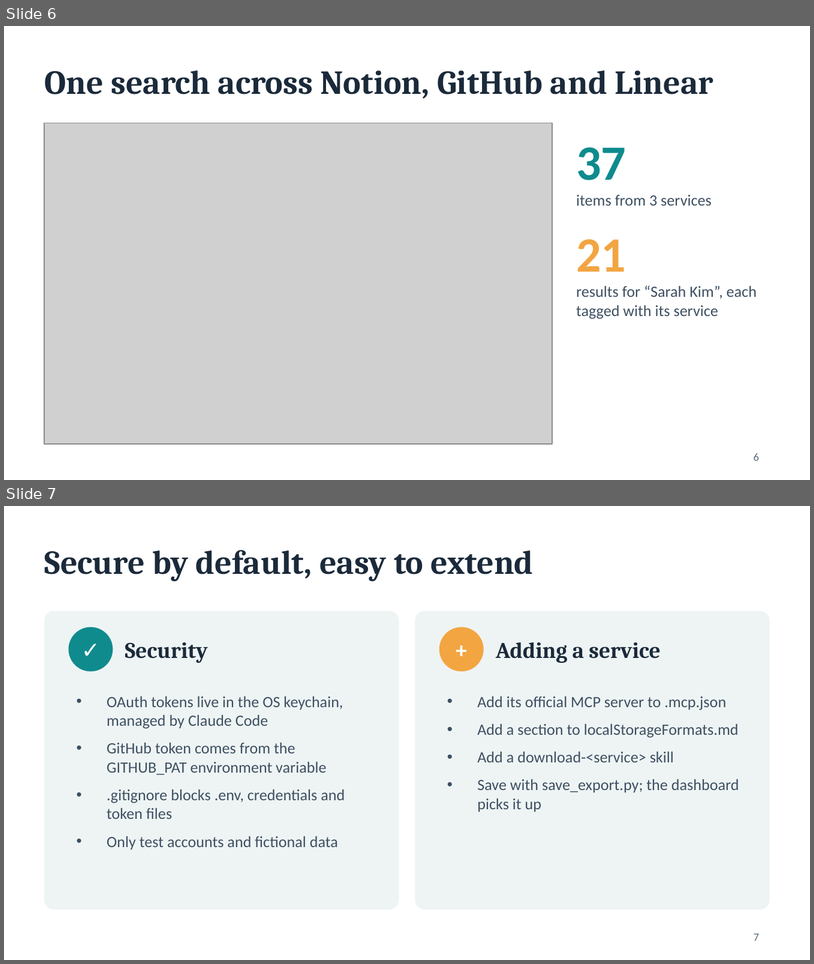
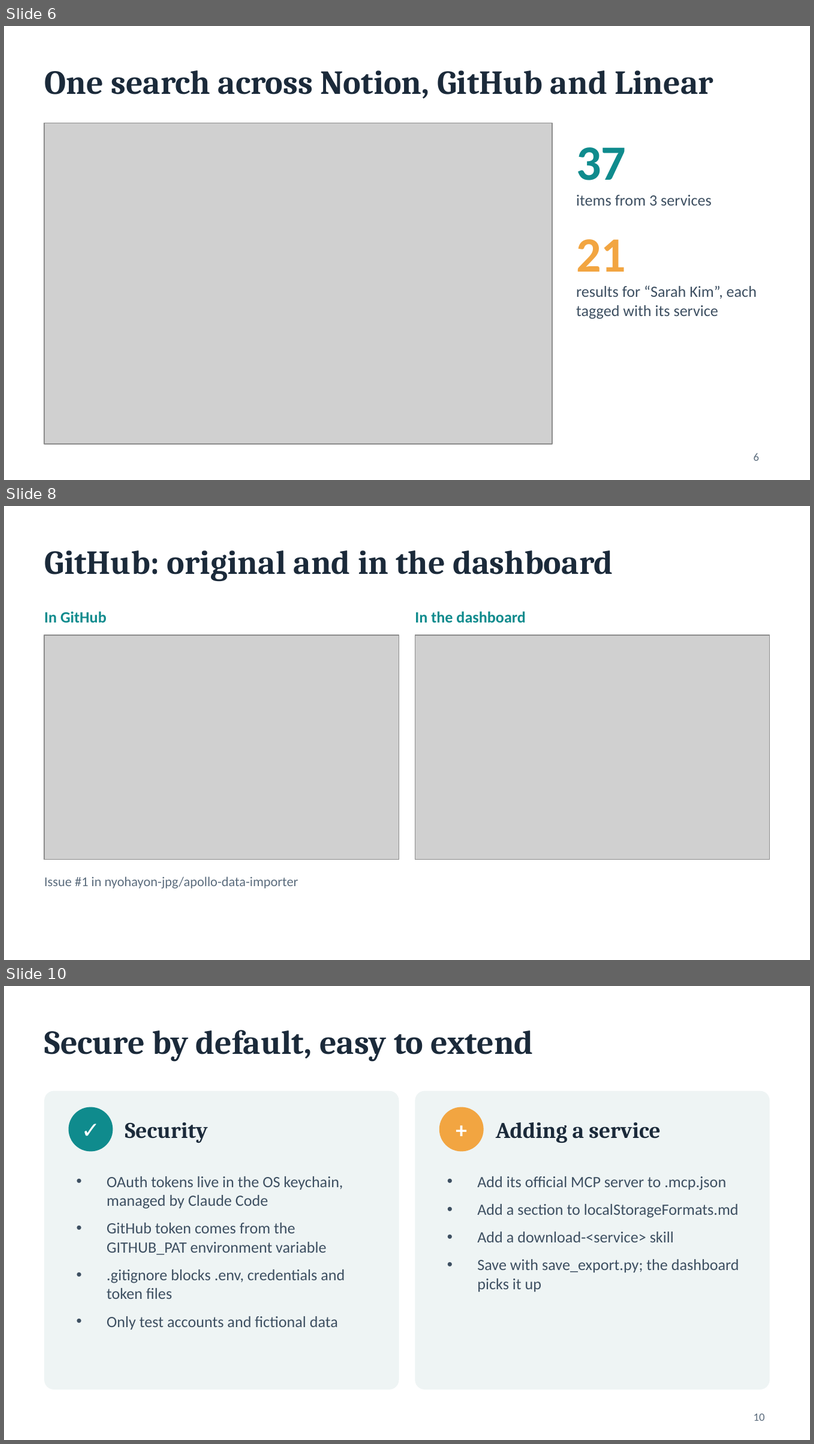
Before and after one commit to nyohayon-jpg/hw-services-dashboard, a slide deck: presentation/services-dashboard.pptx. Shown one above the other, each under a label of ours: slides 6 and 7 before the commit, slides 6, 8 and 10 after it; the slides between them are not shown. The pictures are 814x964 and 814x1444 pixels, drawn with LibreOffice and Linux fonts; fonts in the diff are those of the drawing; grey boxes stand for pictures. Boxes give left, top, right and bottom in pixels: in the first picture for what was removed or moved away, otherwise in the second. Text is boxed around its words. In the diff, an @@ line names an element or a change of style, - is before the commit and + after.

```diff
--- a/presentation/services-dashboard.pptx
+++ b/presentation/services-dashboard.pptx
@@ slide 8 added at <box>4,506,810,960</box>, background #FFFFFF @@
@@ title added at <box>44,550,613,581</box>, 30 pt, text #1B2A3A, bold @@
+GitHub: original and in the dashboard
@@ text added at <box>44,611,107,622</box>, 14 pt, text #0F8B8D, bold @@
+In GitHub
@@ text added at <box>415,611,525,622</box>, 14 pt, text #0F8B8D, bold @@
+In the dashboard
@@ picture added at <box>44,635,399,859</box> @@
@@ picture added at <box>415,635,770,859</box> @@
@@ text added at <box>44,876,299,888</box>, 12 pt, text #5B6C7D @@
+Issue #1 in nyohayon-jpg/apollo-data-importer
@@ what was slide 7 is now slide 10 @@
@@ page number at <box>754,1413,765,1420</box>: text changed @@
-7
+10
```
Also in this commit, not shown: 2 other slides added, 7 other files.
